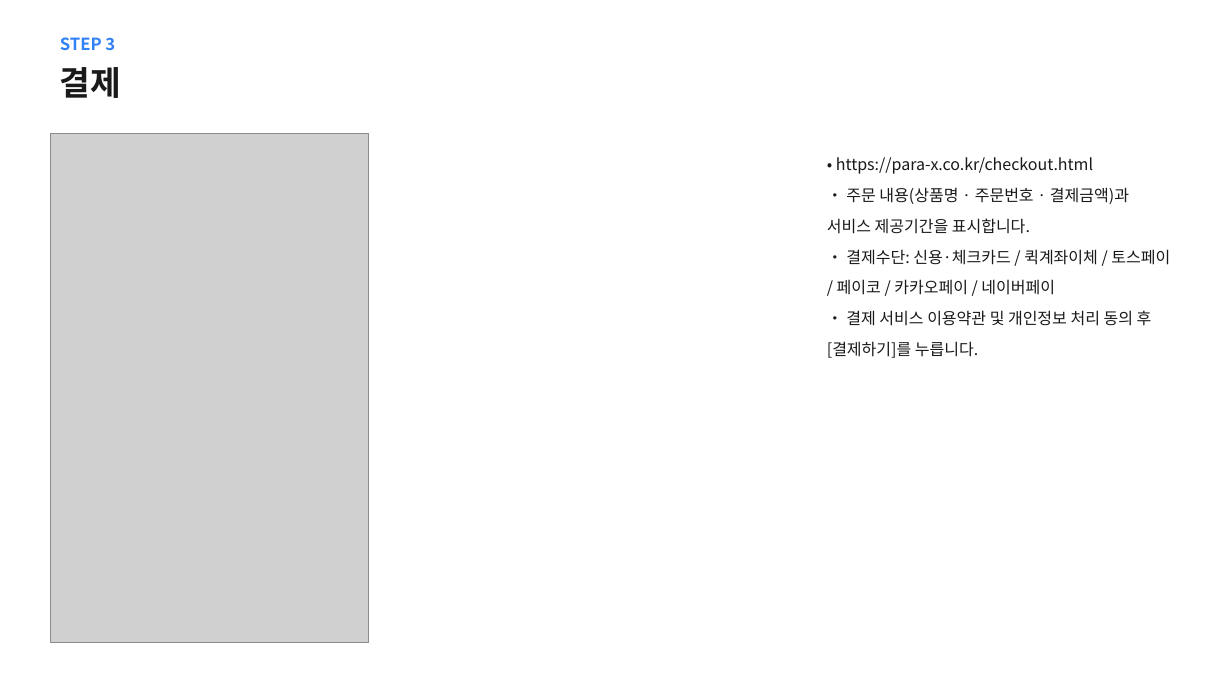
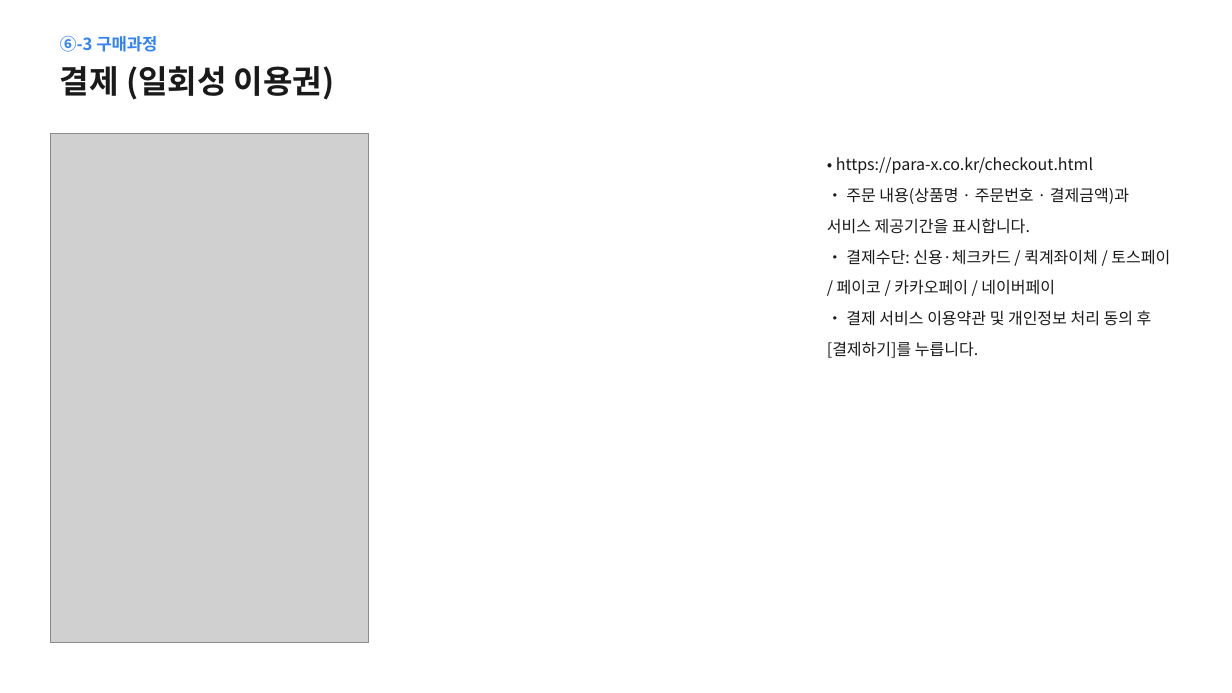
Before and after one commit to BIGSHOL/mathlab, a slide deck: slide 8 of docs/토스페이먼츠_결제경로_파라엑스.pptx (slide 5 before the commit). Drawn at 1232x693 pixels with LibreOffice and Linux fonts; fonts in the diff are those of the drawing; grey boxes stand for pictures. Boxes give left, top, right and bottom in pixels: in the first picture for what was removed or moved away, otherwise in the second. Text is boxed around its words. In the diff, an @@ line names an element or a change of style, - is before the commit and + after.

```diff
--- a/docs/토스페이먼츠_결제경로_파라엑스.pptx
+++ b/docs/토스페이먼츠_결제경로_파라엑스.pptx
@@ text at <box>60,36,157,52</box>: text changed @@
-STEP 3
+⑥-3 구매과정
@@ text at <box>60,66,335,100</box>: text changed; size 26 to 25 pt @@
-결제
+결제 (일회성 이용권)
```
Also in this commit, not shown: 7 other slides changed, 6 slides added, 1 other file.
